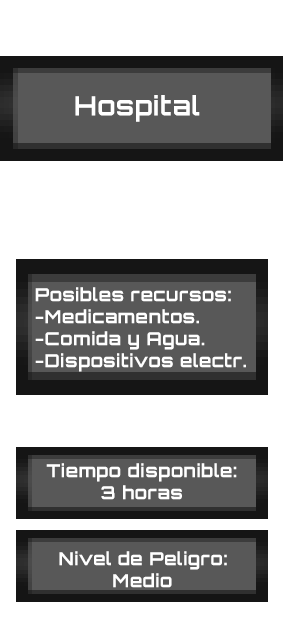
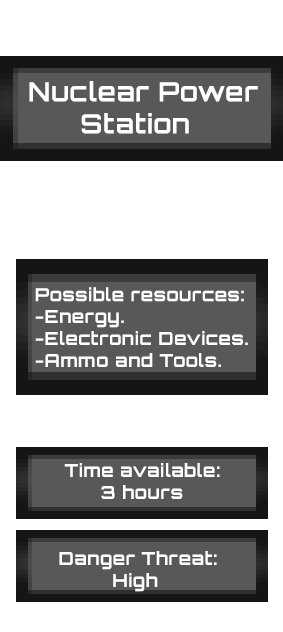
Revision of a layered 283×632 image; what changed, layer by layer:
renamed "Posibles recursos: -Medicamentos. -Comida y Agua. -Dispositivos" to "Possible resources: -Energy. -Electronic Devices. -Ammo and Too", painted on it over [35, 287, 248, 592]
renamed "Hospital" to "Nuclear Power Station", painted on it over [29, 81, 258, 134]
